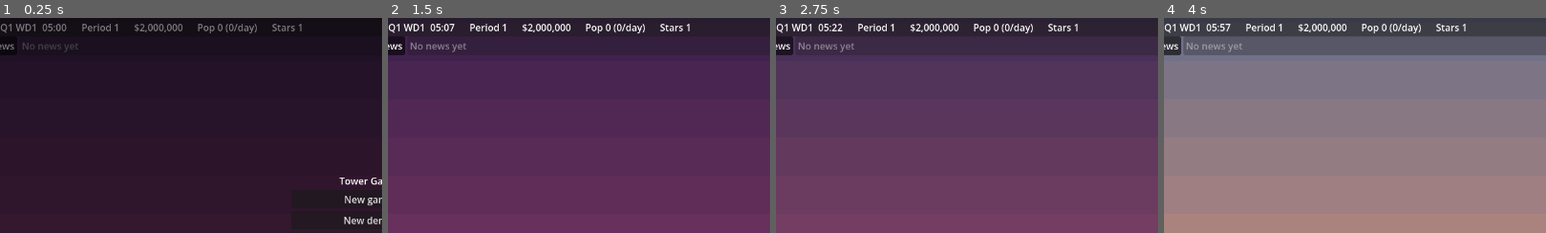
Above: before the commit, frames 1-4 (left to right).
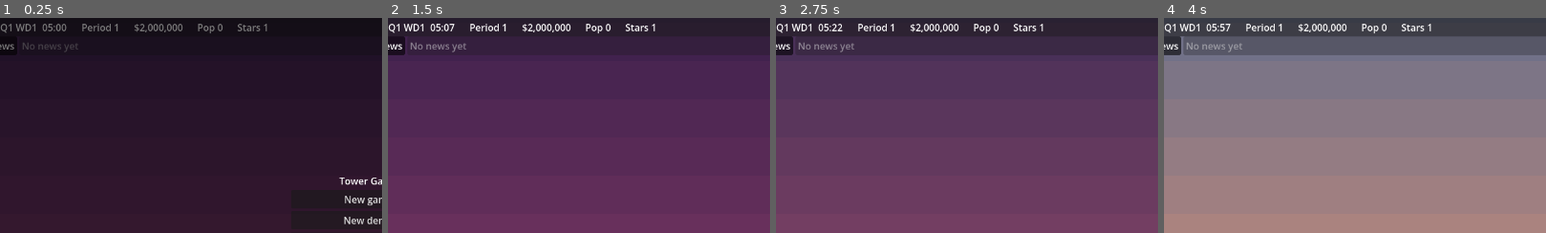
Above: after the commit, the same moments.

Repository: evidencelacking/TowerGame
Game: Godot game, scene res://scenes/main.tscn
The game is run twice, just before and just after one commit, with the same random seed, the same clock (stepped at 60 frames per second) and the same inputs.
Inputs (mouse positions are % of the whole screen's width and height, from its top left):
- Up to frame 1 (0.25 s): no input
- Up to frame 2 (1.5 s): click "New game" at 0.5 s; click "2x" at 1.25 s
- Up to frame 3 (2.75 s): click "1x" at 2 s
- Up to frame 4 (4 s): click "3x" at 2.75 s; tap Enter at 3.5 s; move the mouse to (72, 45) at 3.52 s; hold Right (ui_right) from 3.53 s (still down); tap N at 3.6 s; click (72, 45) at 3.67 s; tap Space at 3.77 s
The pictures show only the part of the screen within x 2-52%, y 0-50%; the shares and areas given below are measured in that part.

The runs differ from the first frame. In frame 1, 0.3% of the frame differs, in the area x 59-79%, y 2-8%; in frame 2, 0.4%; in frame 3, 0.4%; in frame 4, 0.4%.

Commit message:
View perf: cull figures to the camera, HUD shows the permanent population (refs #451 refs #456 refs #457)
Figures are built only for resting people in rooms touching the camera area plus a margin, per-person state is kept in packed arrays, and the suite and tenancy work is trimmed. In-use and asleep rooms still cover everyone. The thought layer picks from the same set and repicks when the camera moves while paused. The HUD Pop shows registered people (permanent population), rebuilt only when the count changes; the per-day figure is dropped.

Co-Authored-By: Claude Opus 5.5 <noreply@anthropic.com>

Diff:
--- a/scripts/view/hud.gd
+++ b/scripts/view/hud.gd
@@ -70,27 +70,23 @@
 	return "Needs: " + ", ".join(names)
 
 
-static func format_population(count: int, overall: int = -1) -> String:
-	return "Pop %d" % count if overall < 0 else "Pop %d (%d/day)" % [count, overall]
+## The permanent population: registered people, who change only on move-in and move-out (#456). The
+## "per day" figure is gone: it counted outside visitors, who are not part of it.
+static func format_population(count: int) -> String:
+	return "Pop %d" % count
 
 
-## Tooltip text: both numbers, each split by group (Tower.population_breakdown).
+## Tooltip text: the permanent population split by group (Tower.population_breakdown "overall", no visitors).
 static func population_tooltip(breakdown: Dictionary) -> String:
-	var now: Dictionary = breakdown["now"]
 	var overall: Dictionary = breakdown["overall"]
-	var text := "In the building now: %d
-" % int(breakdown["now_total"])
-	text += "  Residents %d, workers %d, hotel guests %d, visitors %d
-" % [now["residents"], now["workers"], now["guests"], now["visitors"]]
-	text += "Overall per day: %d
-" % int(breakdown["overall_total"])
-	text += "  Residents %d, workers %d, hotel guests %d, visitors %d" % [overall["residents"], overall["workers"], overall["guests"], overall["visitors"]]
-	return text
+	var total := int(overall["residents"]) + int(overall["workers"]) + int(overall["guests"])
+	return "Permanent population: %d
+  Residents %d, workers %d, hotel guests %d" % [total, overall["residents"], overall["workers"], overall["guests"]]
 
 
-## The population counts loop over every person, so they refresh only when the tower or its tick changes (#418).
+## The group split loops over every person, so it is rebuilt only when the tower or the head count changes.
 var _pop_tower: Object = null
-var _pop_tick: int = -1
+var _pop_count: int = -1
 
 
 func _refresh() -> void:
@@ -100,12 +96,12 @@
 	_period.text = "Period %d" % clock.period()
 	_money.text = format_money(_driver.tower.ledger.balance)
 	_stars.text = "Stars %d" % _driver.tower.stars + ("   DEMO" if DemoMode.active() else "")
-	if _driver.tower != _pop_tower or _driver.tower.tick != _pop_tick:
+	var count: int = _driver.tower.people.count()
+	if _driver.tower != _pop_tower or count != _pop_count:
 		_pop_tower = _driver.tower
-		_pop_tick = _driver.tower.tick
-		var pop := _driver.tower.population_breakdown()
-		_population.text = format_population(int(pop["now_total"]), int(pop["overall_total"]))
-		_population.tooltip_text = population_tooltip(pop)
+		_pop_count = count
+		_population.text = format_population(count)
+		_population.tooltip_text = population_tooltip(_driver.tower.population_breakdown())
 	var needs := format_demands(_driver.tower.demands)
 	_demands.text = needs
 	_demands.visible = needs != ""
--- a/scripts/view/people_view.gd
+++ b/scripts/view/people_view.gd
@@ -25,12 +25,37 @@
 const POSE_STAIRS := 1
 const POSE_ESCALATOR := 2
 
+const TENANT_TICKS := 6
+const FLAG_KNOWN := 1  ## Per room while figures() runs: someone resting there was met,
+const FLAG_VISIBLE := 2  ## the room touches the area figures are built for,
+const FLAG_USED := 4  ## someone there is awake,
+const FLAG_ASLEEP := 8  ## someone there is asleep,
+const FLAG_TENANT := 16  ## the room has a tenant, so it may join a suite,
+const FLAG_LIVE := 32  ## someone in its suite (or it alone) is drawn: turns there are counted.
+
 ## Routes already found, keyed by trip ends; the caller keeps it and it is cleared when the
 ## floors or rooms change (see tower_renderer.gd).
 var route_cache: Dictionary = {}
 var _seen: Dictionary = {}  ## Person id -> Seen: what was worked out for them, kept while nothing it hangs on changed (#434).
 var _seen_key: int = -1  ## What _seen was made for: the tower, its layout and the day.
 var _seen_tick: int = 0
+var _tenanted: Dictionary = {}
+var _tenanted_key: int = -2
+var _tenanted_tick: int = 0
+var _room_cap: int = 64  ## Room ids seen so far, to size the per-room flags.
+## What was worked out per person, by their index in the sim's list (kept like _seen): the id they were read
+## for, their room and work room, the act key and act, and whether they are drawn (0 no, 1 yes, 2 in a hotel).
+var _p_id := PackedInt32Array()
+var _p_room := PackedInt32Array()
+var _p_work := PackedInt32Array()
+var _p_key := PackedInt32Array()
+var _p_act := PackedInt32Array()
+var _p_valid := PackedInt32Array()
+
+## Rooms with someone resting in them, and rooms where someone resting is asleep, from the last figures()
+## call: they cover everyone, culled or not (the renderer lights rooms by them).
+var in_use: Dictionary = {}
+var asleep: Dictionary = {}
 
 
 ## What figures() keeps per person, so a tick redoes only what moved: the room's run and kind, the
@@ -117,13 +142,43 @@
 ## person also has "act" (an ActivityLook activity) and "px", "pfeet": where the pose is drawn, in native
 ## pixels, on a recipe spot of the room. Figures of resting people are kept between ticks while nothing
 ## they depend on changes, so treat them as read-only.
-func figures(tower: Object) -> Array[Dictionary]:
+## area (world pixels; empty for everyone) limits the resting figures to rooms touching it (#451): the
+## rest are skipped, but still take their turn at a spot so the ones kept sit where they always did.
+## Moving figures are all kept, so they glide in from where they were. in_use and asleep are filled for
+## everyone, culled or not.
+func figures(tower: Object, area: Rect2 = Rect2()) -> Array[Dictionary]:
 	var out: Array[Dictionary] = []
 	var people: PeopleScript = tower.people
 	_forget_if_stale(tower)
-	var pending: Array[Array] = []  # resting people, placed once every room's use is known
+	if _p_id.size() < people.count():  # grow the per-person arrays to the head count; a new slot knows no one
+		var old := _p_id.size()
+		_p_id.resize(people.count())
+		_p_room.resize(people.count())
+		_p_work.resize(people.count())
+		_p_key.resize(people.count())
+		_p_act.resize(people.count())
+		_p_valid.resize(people.count())
+		for k in range(old, _p_id.size()):
+			_p_id[k] = -1
+	var cull := area.size != Vector2.ZERO
+	var left := area.position.x
+	var right := area.end.x
+	var top := area.position.y
+	var bottom := area.end.y
+	var flags := PackedByteArray()  # per room id: FLAG_* bits, grown as rooms are met
+	flags.resize(_room_cap)
+	var entries: Array = []  # one per room with someone resting, for Suites.groups
+	var seq_room := PackedInt32Array()  # every resting person in order: their room
+	var seq_slot := PackedInt32Array()  # ... and their place in the s_* arrays, or -1 when culled
+	var s_seen: Array[Seen] = []
+	var s_id := PackedInt32Array()
+	var s_act := PackedInt32Array()
+	var s_band := PackedInt32Array()
+	var s_out := PackedInt32Array()
 	var minute: int = tower.clock.minute_of_day()
 	var night := ActivityLook.is_night(minute)
+	var tenanted := _tenanted_rooms(tower)
+	var met := PackedInt32Array()  # every room with someone resting
 	var rows := people.drawn_rows()
 	for at: int in range(0, rows.size(), PeopleScript.DRAWN_ROW):
 		var state := rows[at + 2]
@@ -131,40 +186,109 @@
 			continue  # queued at a shaft or riding: elevator_view draws the queue and the car's load
 		var i := rows[at]
 		var id := rows[at + 1]
-		var band := PeopleScript.band_of(rows[at + 6])
-		var seen: Seen = _seen.get(id)
-		if seen == null:
-			seen = Seen.new()
-			_seen[id] = seen
+		if _p_id[i] != id:  # a new person at this index: nothing is known of them
+			_p_id[i] = id
+			_p_room[i] = -2
+			_p_work[i] = -2
+			_p_key[i] = -1
 		if state == PeopleScript.TRIP_MOVING:
 			var spot := _moving_spot(tower, i)
 			if not spot.is_empty():
-				_read_look(tower, people, i, seen)
+				var mover := _seen_of(id)
+				_read_look(tower, people, i, mover)
 				var figure := {"id": id, "floor": spot["floor"], "x": roundi(spot["fx"]), "fx": spot["fx"], "frow": spot["frow"],
-					"pose": spot["pose"], "band": band, "moving": true}
-				figure.merge(seen.look, true)
+					"pose": spot["pose"], "band": PeopleScript.band_of(rows[at + 6]), "moving": true}
+				figure.merge(mover.look, true)
 				out.append(figure)
 			continue
 		var room := rows[at + 3]
 		var work := rows[at + 4]
-		if seen.room != room or seen.work != work:
-			_read_room(tower, people, i, seen)
-		if seen.run.is_empty():
-			continue
-		var staying: bool = seen.hotel and tower.hotel.state_of(room) == HotelScript.STAYING
+		if _p_room[i] != room or _p_work[i] != work:
+			var changed := _seen_of(id)
+			if changed.room != room or changed.work != work:
+				_read_room(tower, people, i, changed)
+			_p_room[i] = room
+			_p_work[i] = work
+			_p_key[i] = -1
+			_p_valid[i] = 0 if changed.run.is_empty() else (2 if changed.hotel else 1)
+		var valid := _p_valid[i]
+		if valid == 0:
+			continue
+		var staying: bool = valid == 2 and tower.hotel.state_of(room) == HotelScript.STAYING
 		var works_here := work == room
 		var goal := rows[at + 5]
 		var waiting := state == PeopleScript.TRIP_REQUESTED
 		var act_key := ((((goal + 1) * 2 + int(works_here)) * 2 + int(waiting)) * 2 + int(staying)) * 2 + int(night)
-		if act_key != seen.act_key:
-			seen.act_key = act_key
-			seen.act = ActivityLook.classify(seen.kind, works_here, goal, staying, minute, waiting)
-		pending.append([out.size(), seen.run, id, seen.kind, seen.act, band, seen.column, room, seen])
-		out.append({})  # filled in below, once the suites are known
-	if not pending.is_empty():
-		_place_resting(out, pending, Suites.tenanted_rooms(tower))
-	out.append_array(_cleaners(tower))
+		if act_key != _p_key[i]:
+			_p_key[i] = act_key
+			_p_act[i] = ActivityLook.classify(_seen_of(id).kind, works_here, goal, staying, minute, waiting)
+		var act := _p_act[i]
+		if room >= flags.size():
+			flags.resize(room + 64)
+		var flag := flags[room]
+		if flag == 0:  # the first resting person met in this room
+			var first := _seen_of(id)
+			var run := first.run
+			var x0 := run[1] * VC.CELL_W
+			var y0 := VC.floor_to_row(run[0]) * VC.CELL_H
+			met.append(room)
+			flag = FLAG_KNOWN
+			if tenanted.has(room):  # only tenanted rooms can join into suites
+				flag |= FLAG_TENANT
+				entries.append({"key": VC.floor_to_row(run[0]), "x": x0, "w": run[2] * VC.CELL_W, "kind": first.kind, "in_use": true, "room": room})
+			if not cull or (x0 < right and x0 + run[2] * VC.CELL_W > left and y0 < bottom and y0 + VC.CELL_H > top):
+				flag |= FLAG_VISIBLE
+		flags[room] = flag | (FLAG_ASLEEP if act == ActivityLook.SLEEPING else FLAG_USED)
+		if not flag & (FLAG_VISIBLE | FLAG_TENANT):
+			continue  # off the area and in no suite: nobody's turn depends on this person
+		seq_room.append(room)
+		if flag & FLAG_VISIBLE:
+			seq_slot.append(s_id.size())
+			s_seen.append(_seen_of(id))
+			s_id.append(id)
+			s_act.append(act)
+			s_band.append(PeopleScript.band_of(rows[at + 6]))
+			s_out.append(out.size())
+			out.append({})  # filled in below, once the suites are known
+		else:
+			seq_slot.append(-1)
+	_room_cap = maxi(_room_cap, flags.size())
+	var used: Dictionary = {}
+	var sleeping: Dictionary = {}
+	for room_id: int in met:
+		var bits := flags[room_id]
+		if bits & FLAG_USED:
+			used[room_id] = true
+		if bits & FLAG_ASLEEP:
+			sleeping[room_id] = true
+	if not seq_room.is_empty():
+		_place_resting(out, seq_room, seq_slot, s_seen, s_id, s_act, s_band, s_out, entries, met, flags)
+	var staff := _cleaners(tower)
+	for cleaner: Dictionary in staff:
+		used[cleaner["id"]] = true
+	out.append_array(staff)
+	in_use = used
+	asleep = sleeping
 	return out
+
+
+## The tenanted rooms (Suites.tenanted_rooms), kept for TENANT_TICKS: they change when staff are hired or a
+## shop is let, and the renderer reads them no more often (IN_USE_CHECK_TICKS).
+func _tenanted_rooms(tower: Object) -> Dictionary:
+	if _tenanted_key != _seen_key or tower.tick - _tenanted_tick >= TENANT_TICKS or tower.tick < _tenanted_tick:
+		_tenanted = Suites.tenanted_rooms(tower)
+		_tenanted_key = _seen_key
+		_tenanted_tick = tower.tick
+	return _tenanted
+
+
+## The Seen kept for person id, made when there is none.
+func _seen_of(id: int) -> Seen:
+	var seen: Seen = _seen.get(id)
+	if seen == null:
+		seen = Seen.new()
+		_seen[id] = seen
+	return seen
 
 
 ## Clears what was kept per person when the tower, its layout or the day changed (a person's room, work
@@ -176,6 +300,12 @@
 	if key != _seen_key or tower.tick < _seen_tick or _seen.size() > 2 * tower.people.count() + 64:
 		_seen.clear()
 		_seen_key = key
+		_p_id.clear()
+		_p_room.clear()
+		_p_work.clear()
+		_p_key.clear()
+		_p_act.clear()
+		_p_valid.clear()
 	_seen_tick = tower.tick
 
 
@@ -211,42 +341,51 @@
 
 
 ## Places the resting figures: each takes the next spot of its room, or of its suite when neighbouring
-## rooms of one kind are all in use and draw as one (#276). pending holds [index in out, run, id, kind, act,
-## band, column, room] per resting person; the suites come from the same rule the renderer draws by.
-static func _place_resting(out: Array[Dictionary], pending: Array[Array], tenanted: Dictionary) -> void:
-	var rooms: Dictionary = {}  # room id -> its entry for Suites.groups
-	for item: Array in pending:
-		var run: Array[int] = item[1]
-		var room: int = item[7]
-		if rooms.has(room):
-			continue
-		rooms[room] = {"key": VC.floor_to_row(run[0]), "x": run[1] * VC.CELL_W, "w": run[2] * VC.CELL_W, "kind": item[3], "in_use": tenanted.has(room), "room": room}
-	var entries: Array = rooms.values()
+## rooms of one kind are all in use and draw as one (#276). seq_room and seq_slot list every resting person
+## in order (their room, and their place in the p_* arrays or -1 when culled); each person takes a turn
+## even when culled, so the others sit where they would with everyone drawn. entries is one per room for
+## Suites.groups.
+static func _place_resting(out: Array[Dictionary], seq_room: PackedInt32Array, seq_slot: PackedInt32Array, p_seen: Array[Seen], p_id: PackedInt32Array, p_act: PackedInt32Array, p_band: PackedInt32Array, p_out: PackedInt32Array, entries: Array, met: PackedInt32Array, flags: PackedByteArray) -> void:
 	entries.sort_custom(func(a: Dictionary, b: Dictionary) -> bool: return a["key"] < b["key"] or (a["key"] == b["key"] and a["x"] < b["x"]))
 	var suite_of: Dictionary = {}  # room id -> [left px, width px, first room of the suite]
 	for group: Array[int] in Suites.groups(entries):
 		var bounds := Suites.span(entries, group)
 		for index: int in group:
 			suite_of[(entries[index] as Dictionary)["room"]] = [bounds[0], bounds[1], (entries[group[0]] as Dictionary)["room"]]
+	var live: Dictionary = {}  # seat -> true when someone there is drawn: only these seats need turns counted
+	for room_id: int in met:
+		if flags[room_id] & FLAG_VISIBLE:
+			var shared: Array = suite_of.get(room_id, [])
+			live[room_id if shared.is_empty() else shared[2]] = true
+	for room_id: int in met:
+		var shared: Array = suite_of.get(room_id, [])
+		if live.has(room_id if shared.is_empty() else shared[2]):
+			flags[room_id] |= FLAG_LIVE
 	var turns: Dictionary = {}  # room (or a suite's first room) -> people placed there so far
-	for item: Array in pending:
-		var room: int = item[7]
-		var suite: Array = suite_of.get(room, [])
-		var seat: int = suite[2] if not suite.is_empty() else room
+	for n: int in seq_room.size():
+		var room := seq_room[n]
+		if not flags[room] & FLAG_LIVE:
+			continue
+		var joined: Variant = suite_of.get(room)
+		var suite: Array = [] if joined == null else joined
+		var seat: int = room if joined == null else suite[2]
 		var turn: int = turns.get(seat, 0)
 		turns[seat] = turn + 1
-		var seen: Seen = item[8]
-		var band: int = item[5]
-		var act: int = item[4]
+		var slot := seq_slot[n]
+		if slot < 0:
+			continue
+		var seen := p_seen[slot]
+		var band := p_band[slot]
+		var act := p_act[slot]
 		var suite_key := 0
 		if not suite.is_empty():
 			suite_key = (suite[0] as int) * 65536 + (suite[1] as int) + 1
 		var key := ((turn * 16 + act) * 4 + band) * 4294967296 + suite_key
 		if seen.place_key != key:  # a person whose turn, activity, mood and suite are as before keeps the figure
 			seen.place_key = key
-			seen.figure = _resting(item[1], item[2], item[3], act, turn, band, item[6], room, suite)
+			seen.figure = _resting(seen.run, p_id[slot], seen.kind, act, turn, band, seen.column, room, suite)
 			seen.figure.merge(seen.look, true)
-		out[item[0]] = seen.figure
+		out[p_out[slot]] = seen.figure
 
 
 ## A resting figure of a run [floor, column, width, ...] doing `act`, placed on a spot of its room.
@@ -268,6 +407,8 @@
 ## no finer state to show). Their id is the room's id, a stand-in for a staff id.
 func _cleaners(tower: Object) -> Array[Dictionary]:
 	var out: Array[Dictionary] = []
+	if tower.housekeeping.busy_count() == 0:
+		return out  # no one is on a job, so no room is claimed
 	for room: int in tower.rooms.room_ids():
 		if not tower.hotel.is_hotel(room) or not tower.hotel.is_dirty(room) or not tower.housekeeping.is_claimed(room):
 			continue
--- a/scripts/view/thought_layer.gd
+++ b/scripts/view/thought_layer.gd
@@ -15,6 +15,7 @@
 var _picks: Array[Dictionary] = []
 var _memo: Dictionary = {}
 var _seen_tick: int = -1
+var _seen_version: int = -1  ## The renderer's figures_version the picks were made from.
 
 
 func bind(tower_value: Tower, renderer_value: TowerRenderer) -> void:
@@ -28,9 +29,10 @@
 
 
 func _process(_delta: float) -> void:
-	if tower == null or renderer == null or tower.tick == _seen_tick:
+	if tower == null or renderer == null or (tower.tick == _seen_tick and renderer.figures_version == _seen_version):
 		return
 	_seen_tick = tower.tick
+	_seen_version = renderer.figures_version
 	_picks = ThoughtIcons.pick(tower, renderer.figures(), respect_window, _memo, MEMO_TICKS) if enabled else ([] as Array[Dictionary])
 	queue_redraw()
 
--- a/scripts/view/tower_renderer.gd
+++ b/scripts/view/tower_renderer.gd
@@ -131,6 +131,8 @@
 var _plan_broken: Array[int] = []
 var _frame_due: int = 0  ## Tick at which the frame pieces (shafts and so on) are marked stale again.
 var _dynamic_view: SubViewport = null
+var figures_version: int = 0  ## Counts the times the figures were built, so a layer on top can follow a camera move while paused.
+var _figures_for: Rect2 = Rect2()  ## World rect the figures were built for; empty when built for everyone.
 var _people_painted_for: Rect2 = Rect2()  ## World rect the people were last drawn for (culled to it); empty when not culled.
 var _dynamic_layer: Node2D = null
 var _outdoors: Array[Node2D] = []  ## The far and near skylines and the street (#306), behind everything else.
@@ -645,9 +647,13 @@
 		_in_use = _rooms_in_use()
 		_note_layout_changes()
 		_sync_pieces()
-	if new_tick or layout_changed:
-		_remember_positions()
-		_figures = _people_view.figures(tower)
+	var area := _people_area()
+	if new_tick or layout_changed or _view_left_figures(area):  # also when the camera moved past the people built for (#451)
+		if new_tick or layout_changed:
+			_remember_positions()
+		_figures_for = area
+		figures_version += 1
+		_figures = _people_view.figures(tower, area)
 		_has_moving = false
 		for figure: Dictionary in _figures:
 			if figure["moving"]:
@@ -696,6 +702,23 @@
 	return view if view.size.x > 0.0 and view.size.y > 0.0 else Rect2()
 
 
+## The world rect people are built and painted for: the camera's view with half a view of margin on each
+## side, so small pans change nothing. Empty when the view is unknown (then nobody is culled).
+func _people_area() -> Rect2:
+	var view := _visible_world()
+	if view.size == Vector2.ZERO:
+		return Rect2()
+	return view.grow_individual(view.size.x * 0.5, view.size.y * 0.5, view.size.x * 0.5, view.size.y * 0.5).grow(float(VC.CELL_H * 2))
+
+
+## True when the camera sees beyond the area the figures were built for, so people must be built again.
+func _view_left_figures(area: Rect2) -> bool:
+	if _figures_for.size == Vector2.ZERO:
+		return area.size != Vector2.ZERO  # built for everyone, or not at all, and now the view is known
+	var view := _visible_world()
+	return view.size != Vector2.ZERO and not _figures_for.encloses(view)
+
+
 ## True when the camera now sees beyond the area the people were last painted for.
 func _view_left_painted() -> bool:
 	if _people_painted_for.size == Vector2.ZERO:
@@ -758,20 +781,8 @@
 
 ## Rooms with someone resting in them, from the figures drawn this tick.
 func _rooms_in_use() -> Dictionary:
-	var used: Dictionary = {}
-	var sleeping: Dictionary = {}
-	for figure: Dictionary in _figures:
-		if figure["moving"]:
-			continue
-		var id: int = tower.grid.cell_at(figure["floor"], figure["x"])
-		if id == Tower.Grid.EMPTY:
-			continue
-		if figure["act"] == ActivityLook.SLEEPING:
-			sleeping[tower.rooms.room_of(id)] = true
-		else:
-			used[tower.rooms.room_of(id)] = true
-	_asleep = sleeping
-	return used
+	_asleep = _people_view.asleep  # filled by figures() for everyone, on screen or not (#451)
+	return _people_view.in_use
 
 
 ## The floor, room and link runs as rects, found once per layout change and reused by every redraw. Only the
@@ -1098,10 +1109,9 @@
 func _draw_people(canvas: CanvasItem) -> void:
 	var skin: Color = Palette.get_palette()["skin"]
 	var types: Array = Palette.get_palette()["people"]
-	var view := _visible_world()
-	var cull := view.size != Vector2.ZERO
-	var keep := view.grow_individual(view.size.x * 0.5, view.size.y * 0.5, view.size.x * 0.5, view.size.y * 0.5).grow(float(VC.CELL_H * 2))  # a margin, so small pans need no repaint
-	_people_painted_for = keep if cull else Rect2()
+	var keep := _people_area()  # a margin, so small pans need no repaint
+	var cull := keep.size != Vector2.ZERO
+	_people_painted_for = keep
 	for figure: Dictionary in _figures:
 		if cull:
 			var where := Vector2(figure["px"], figure["pfeet"]) if figure.has("px") else Vector2(float(figure["fx"]) * VC.CELL_W, float(figure["frow"]) * VC.CELL_H)
--- a/tests/test_people_view.gd
+++ b/tests/test_people_view.gd
@@ -18,6 +18,18 @@
 	TestCondos._at(t, 22 * 60, 0)
 	var homes := view.figures(t)
 	check.call(homes.size() == 3 and not (homes[0]["moving"] as bool) and homes[0]["floor"] == 3, "people view: residents at home are drawn in their condo")
+	var all_rooms := view.in_use.duplicate()
+	var all_asleep := view.asleep.duplicate()
+	var culled := PeopleView.new()
+	var far := culled.figures(t, Rect2(1000000.0, 1000000.0, 100.0, 100.0))
+	check.call(far.is_empty(), "people view: residents in rooms off the area are skipped")
+	check.call(culled.in_use == all_rooms and culled.asleep == all_asleep and (not all_rooms.is_empty() or not all_asleep.is_empty()), "people view: rooms in use still count everyone, on the area or not")
+	var floor_row := VC.floor_to_row(3)
+	var near := culled.figures(t, Rect2(0.0, float(floor_row * VC.CELL_H), 100000.0, float(VC.CELL_H)))
+	check.call(near == homes, "people view: people on the area are built, the same as with no area")
+	var panned := culled.figures(t, Rect2(0.0, float((floor_row + 10) * VC.CELL_H), 100000.0, float(VC.CELL_H)))
+	check.call(panned.is_empty(), "people view: moving the area off their floor drops them")
+	check.call(culled.figures(t, Rect2(0.0, float(floor_row * VC.CELL_H), 100000.0, float(VC.CELL_H))) == homes, "people view: moving the area back brings them straight back")
 
 	TestCondos._at(t, 8 * 60 - 1, 1)
 	var lobby_left: int = t.floors.lobby_span()[0]
--- a/tests/test_population.gd
+++ b/tests/test_population.gd
@@ -53,7 +53,7 @@
 	check.call(m.population() == 0, "arriving or leaving at NONE stops counting")
 
 	# HUD text equals the sim value.
-	check.call(Hud.format_population(t.population()) == "Pop %d" % t.population(), "the HUD text shows the sim value")
+	check.call(Hud.format_population(t.people.count()) == "Pop %d" % t.people.count(), "the HUD text shows the permanent population (registered people)")
 
 
 ## Current vs overall population and the grouped breakdown (#383).
@@ -81,8 +81,8 @@
 	check.call(g.commerce.state_ints()[g.commerce.state_ints().size() - 1] == 25, "breakdown: the visitors-today counter is saved")
 
 	var tip := Hud.population_tooltip(t.population_breakdown())
-	check.call(tip.contains("now") and tip.contains("Overall per day: 9") and tip.contains("visitors"), "the tooltip lists both numbers by group")
-	check.call(Hud.format_population(3, 9) == "Pop 3 (9/day)", "the HUD label shows both numbers")
+	check.call(tip.contains("Permanent population: 9") and tip.contains("guests") and not tip.contains("visitors"), "the tooltip splits the permanent population by group, without visitors")
+	check.call(Hud.format_population(3) == "Pop 3", "the HUD label shows the one number")
 
 
 static func _with_visitors_today(ints: Array[int], n: int) -> Array[int]:
--- a/tools/perf.gd
+++ b/tools/perf.gd
@@ -129,7 +129,7 @@
 		_tower.step()
 		step_us.append(Time.get_ticks_usec() - t0)
 		t0 = Time.get_ticks_usec()
-		figures = _renderer._people_view.figures(_tower)
+		figures = _renderer._people_view.figures(_tower, _renderer._people_area())
 		fig_us.append(Time.get_ticks_usec() - t0)
 		t0 = Time.get_ticks_usec()
 		IconsScript.pick(_tower, figures, true)
--- a/tools/perf_save.gd
+++ b/tools/perf_save.gd
@@ -208,7 +208,7 @@
 	for _i in VIEW_STEPS:
 		t.step()
 		a = Time.get_ticks_usec()
-		figures = r._people_view.figures(t)
+		figures = r._people_view.figures(t, r._people_area())
 		fig += Time.get_ticks_usec() - a
 		a = Time.get_ticks_usec()
 		IconsScript.pick(t, figures, true)
